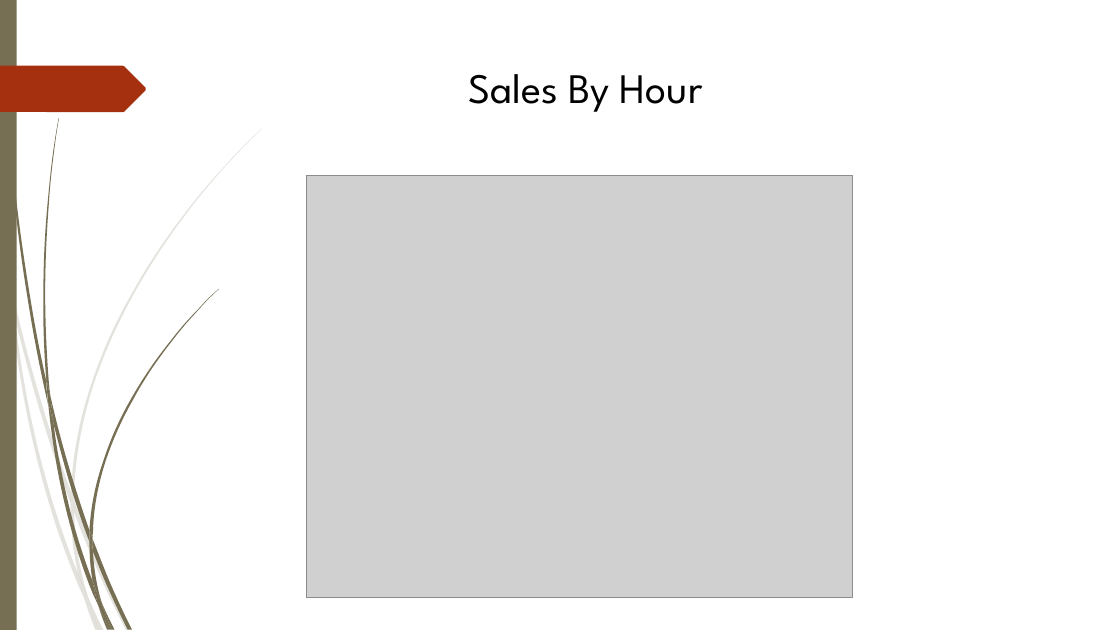
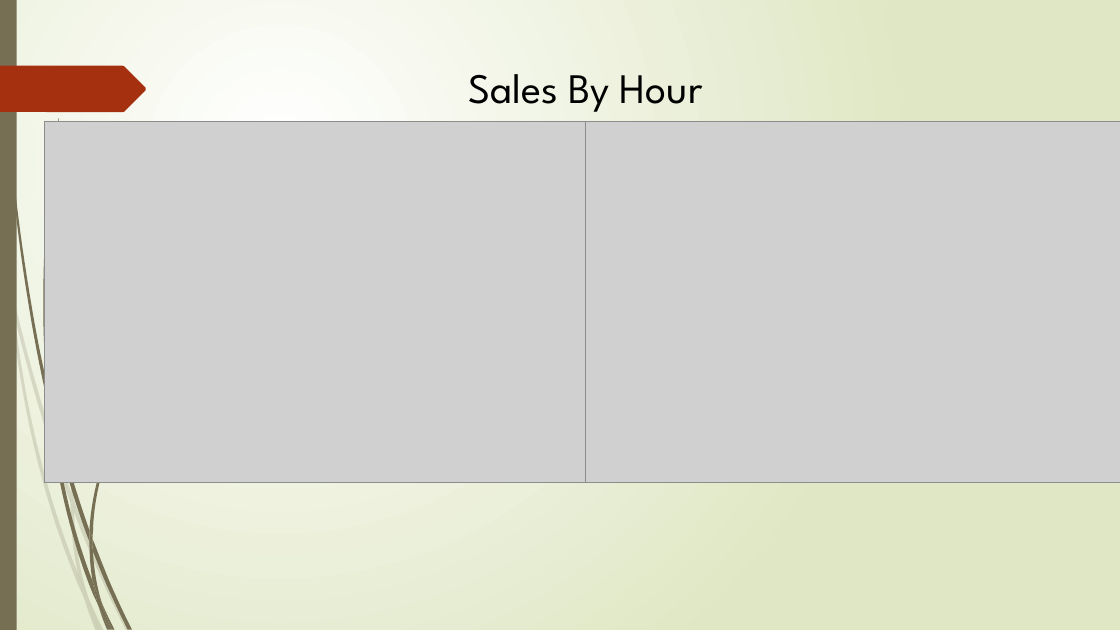
Before and after one commit to jnesteruck/rev-proj2, a slide deck: slide 25 of analysis-phase/Project_2.pptx (slide 26 before the commit). Drawn at 1120x630 pixels with LibreOffice and Linux fonts; fonts in the diff are those of the drawing; grey boxes stand for pictures. Boxes give left, top, right and bottom in pixels: in the first picture for what was removed or moved away, otherwise in the second. Text is boxed around its words. In the diff, an @@ line names an element or a change of style, - is before the commit and + after.

```diff
--- a/analysis-phase/Project_2.pptx
+++ b/analysis-phase/Project_2.pptx
@@ background #FFFFFF to gradient #FFFFFF to #DFE8C4 @@
@@ picture added at bbox=[44, 122, 585, 483] @@
@@ picture added at bbox=[586, 122, 1120, 483] @@
@@ picture removed at bbox=[307, 176, 853, 598] @@
@@ freeform shape removed at bbox=[46, 377, 54, 424] @@
```
Also in this commit, not shown: 3 other slides changed, 1 slide added, 1 slide removed.
